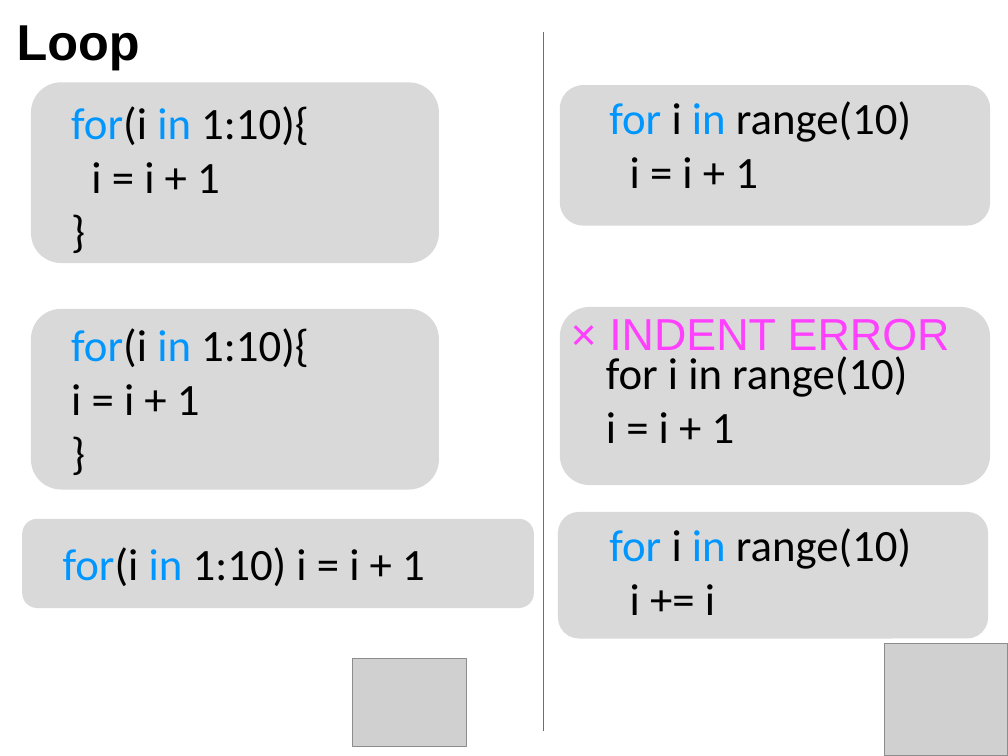
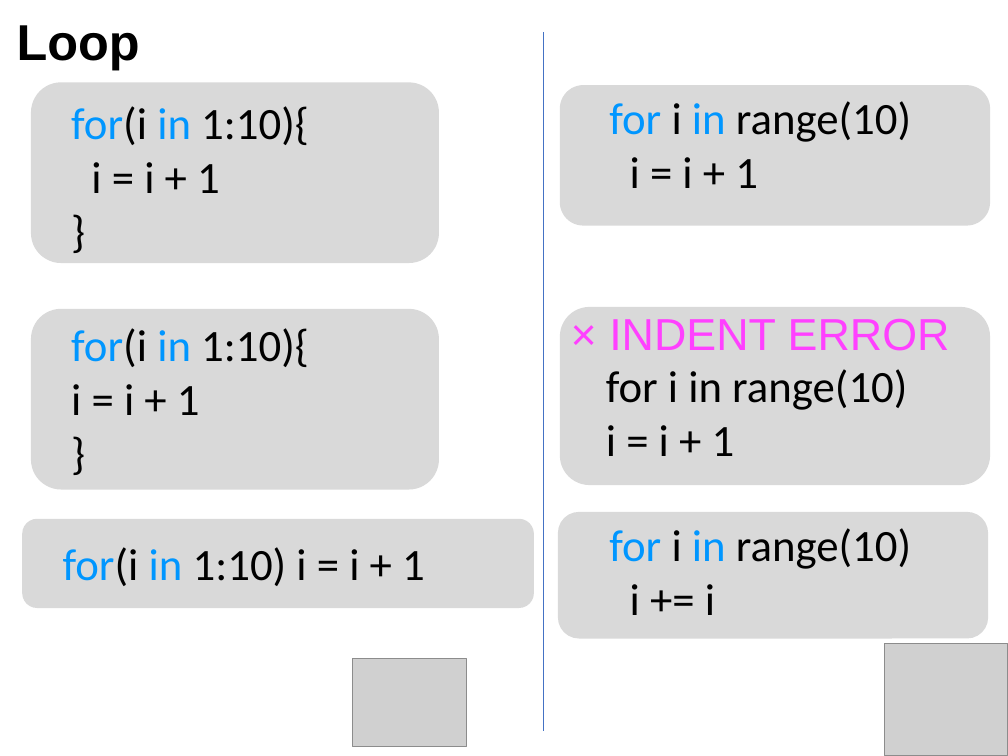
Before and after one commit to Kilometer0101/TokyoR80, a slide deck: slide 22 of プレゼンテーション2.pptx. Drawn at 1008x756 pixels with LibreOffice and Linux fonts; fonts in the diff are those of the drawing; grey boxes stand for pictures. Boxes give left, top, right and bottom in pixels: in the first picture for what was removed or moved away, otherwise in the second. Text is boxed around its words. In the diff, an @@ line names an element or a change of style, - is before the commit and + after.

```diff
--- a/プレゼンテーション2.pptx
+++ b/プレゼンテーション2.pptx
@@ text "for i in range(10)": place and size @@
-text "for i in range(10)" at (606,356,907,443)
+text "for i in range(10)" at (606,369,907,456)
```
Also in this commit, not shown: 1 other slide changed.
